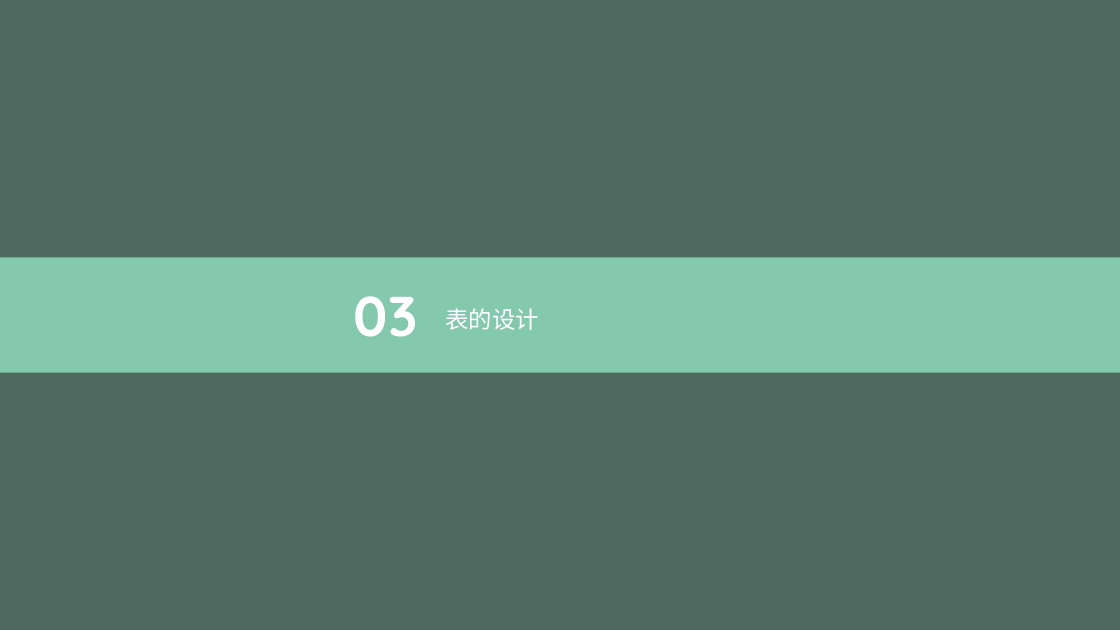
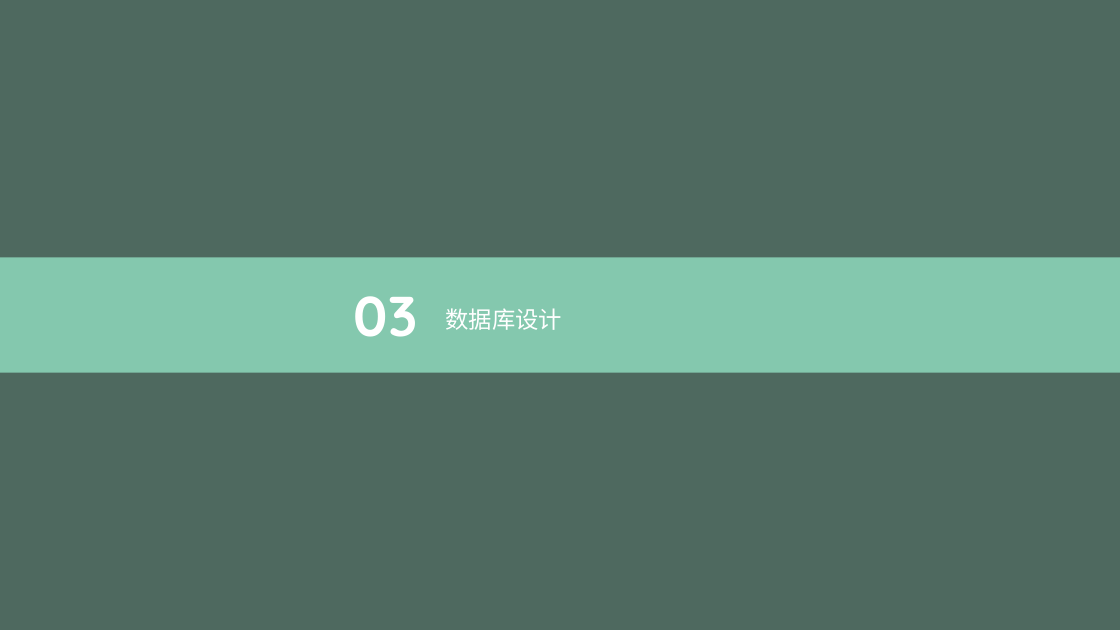
Before and after one commit to Azerrroth/dbgaokao-2019, a slide deck: slide 7 of 数据库展示.pptx. Drawn at 1120x630 pixels with LibreOffice and Linux fonts; fonts in the diff are those of the drawing; background and template pictures are left out; a plain dark background stands for a picture behind light text. Boxes give left, top, right and bottom in pixels: in the first picture for what was removed or moved away, otherwise in the second. Text is boxed around its words. In the diff, an @@ line names an element or a change of style, - is before the commit and + after.

```diff
--- a/数据库展示.pptx
+++ b/数据库展示.pptx
@@ text at [445, 308, 562, 330]: text changed @@
-表的设计
+数据库设计
```
Also in this commit, not shown: 6 other slides changed, 2 slides added, 1 slide removed, 1 other file.
